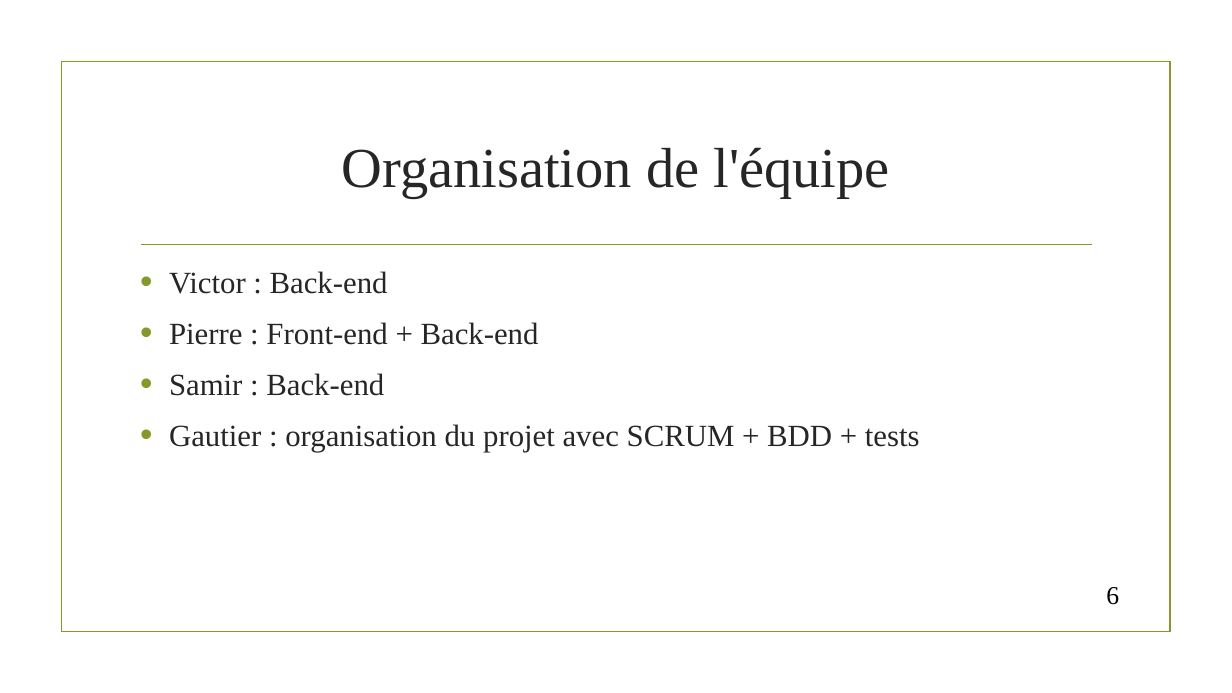
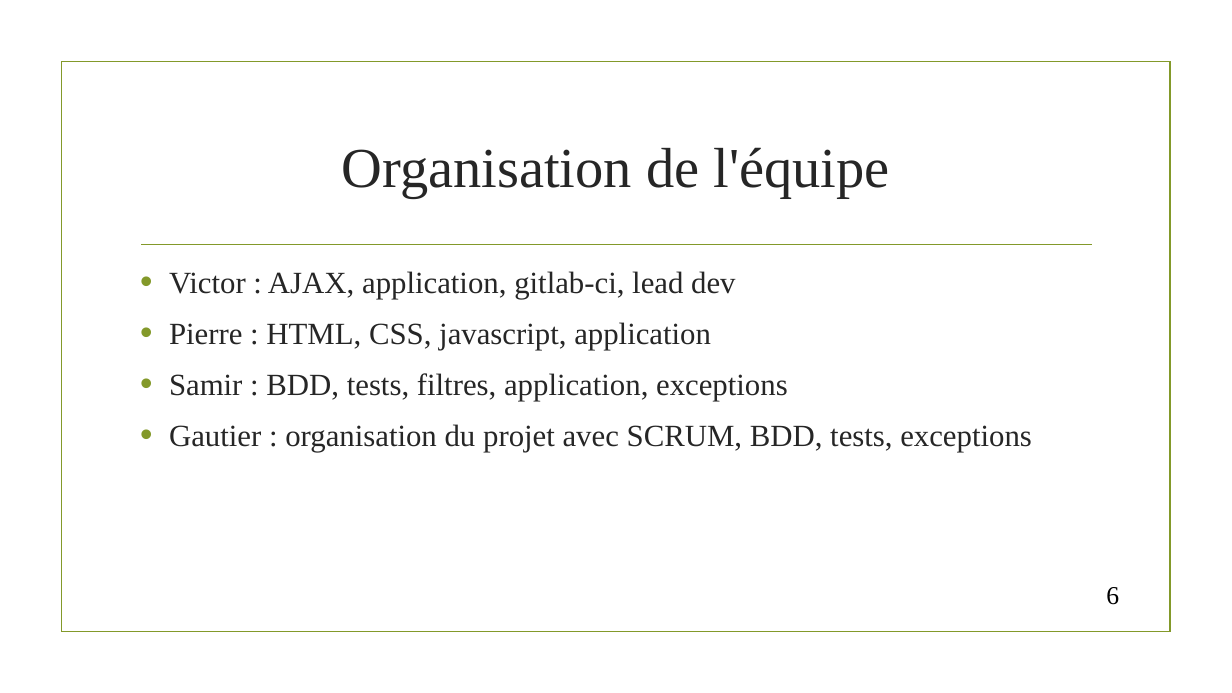
Before and after one commit to h17278/R3L, a slide deck: slide 6 of Presentation Projet HEIvents.pptx. Drawn at 1232x693 pixels with LibreOffice and Linux fonts; fonts in the diff are those of the drawing; background and template pictures are left out. Boxes give left, top, right and bottom in pixels: in the first picture for what was removed or moved away, otherwise in the second. Text is boxed around its words. In the diff, an @@ line names an element or a change of style, - is before the commit and + after.

Commit message:
dernière version diapo

```diff
--- a/Presentation Projet HEIvents.pptx
+++ b/Presentation Projet HEIvents.pptx
@@ text at [169, 271, 1032, 452]: text changed @@
-• Victor : Back-end
-• Pierre : Front-end + Back-end
-• Samir : Back-end
-• Gautier : organisation du projet avec SCRUM + BDD + tests
+• Victor : AJAX, application, gitlab-ci, lead dev
+• Pierre : HTML, CSS, javascript, application
+• Samir : BDD, tests, filtres, application, exceptions
+• Gautier : organisation du projet avec SCRUM, BDD, tests, exceptions
```
